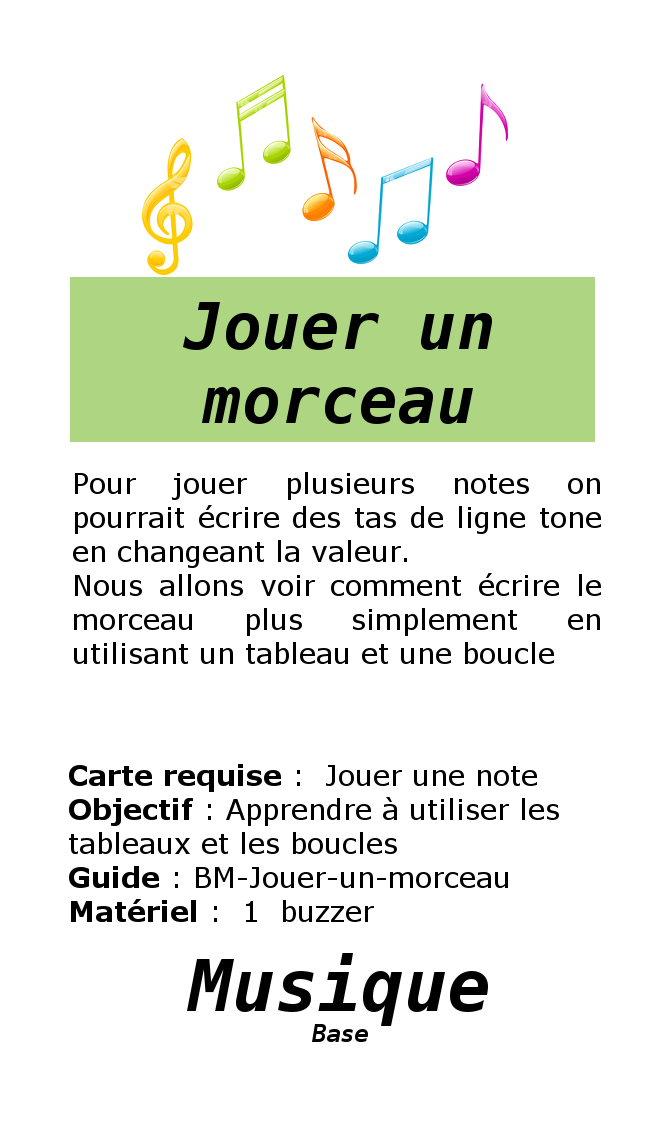
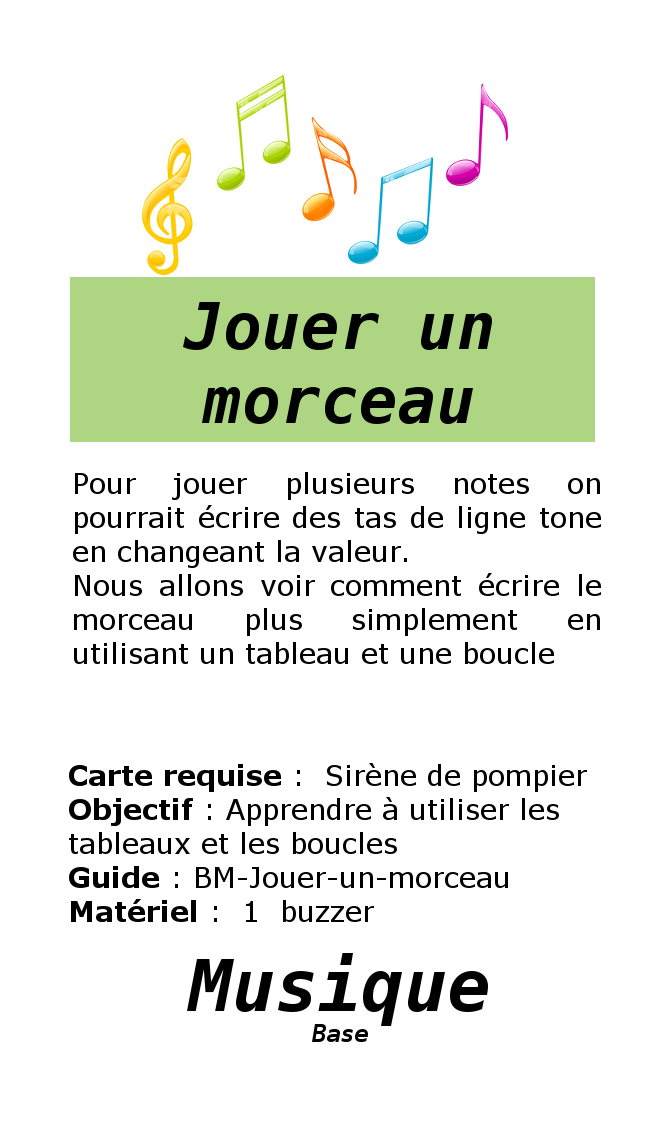
Comparing the layer stacks of the two 672px x 1122px images. Changes:
painted on "Description" over 326, 763, 587, 792
